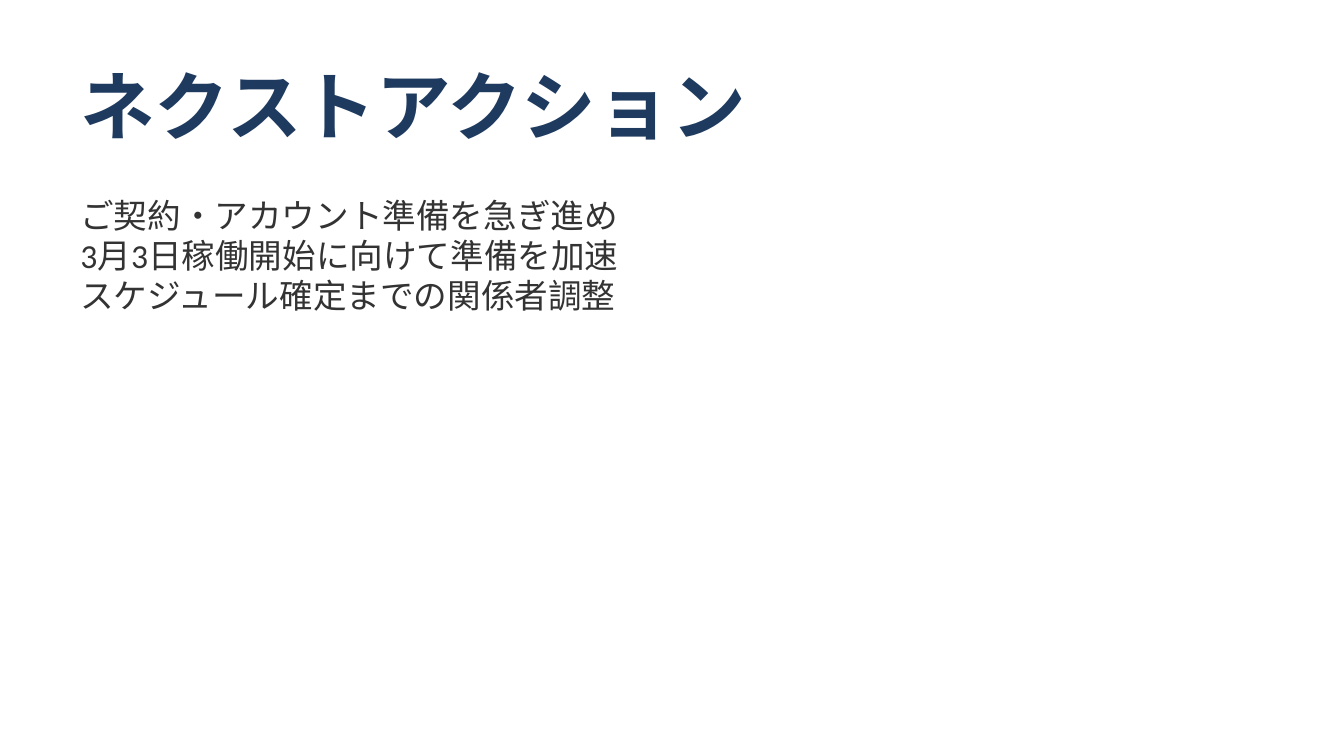
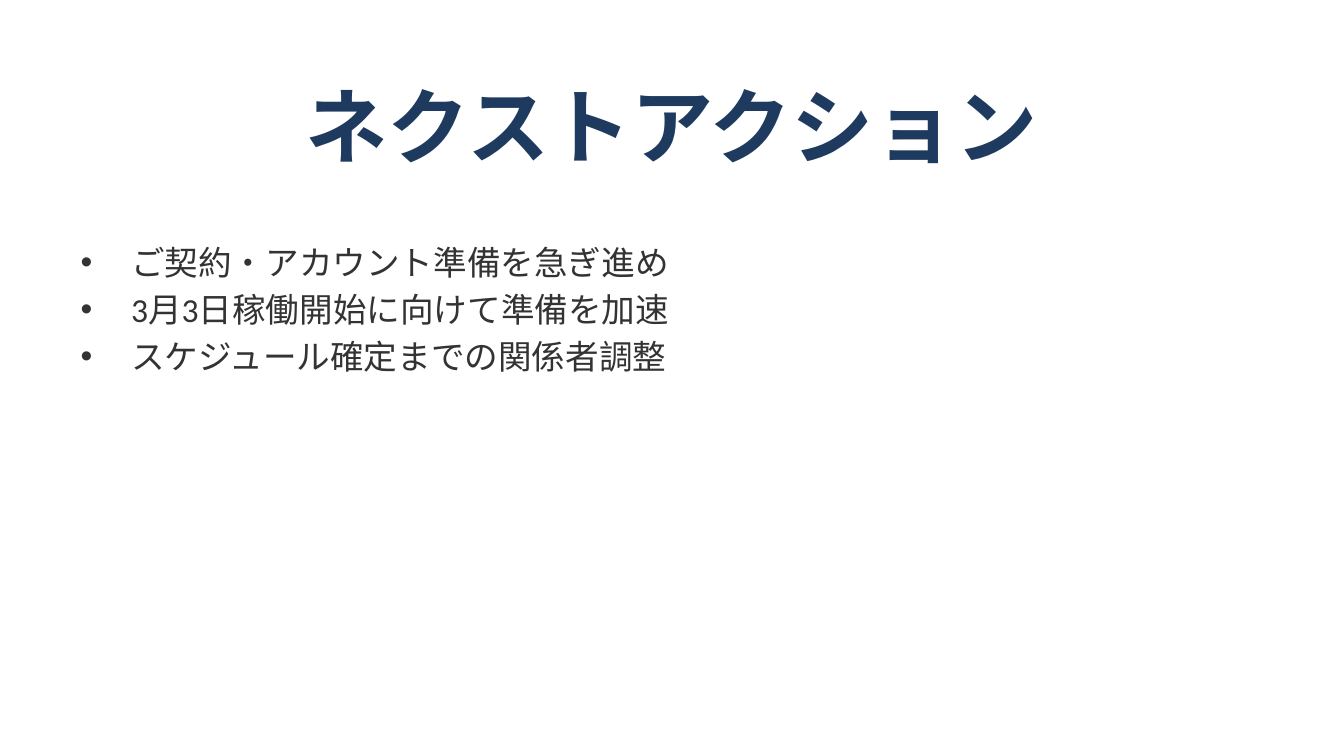
Before and after one commit to shoichitsuno-collab/MySpace_Shoichi-Tsuno, a slide deck: slide 14 of 匠技研工業プロジェクト_オンボーディング計画.pptx. Drawn at 1344x756 pixels with LibreOffice and Linux fonts; fonts in the diff are those of the drawing. Boxes give left, top, right and bottom in pixels: in the first picture for what was removed or moved away, otherwise in the second. Text is boxed around its words. In the diff, an @@ line names an element or a change of style, - is before the commit and + after.

```diff
--- a/匠技研工業プロジェクト_オンボーディング計画.pptx
+++ b/匠技研工業プロジェクト_オンボーディング計画.pptx
@@ title "ネクストアクション" moved from (x1=80, y1=72, x2=745, y2=140) to (x1=305, y1=89, x2=1038, y2=163) @@
@@ title "ネクストアクション" at (x1=305, y1=89, x2=1038, y2=163): size 40 to 44 pt; alignment left to centre; vertical alignment top to middle @@
@@ text at (x1=131, y1=246, x2=669, y2=372): text changed @@
-ご契約・アカウント準備を急ぎ進め
-3月3日稼働開始に向けて準備を加速
-スケジュール確定までの関係者調整
+• ご契約・アカウント準備を急ぎ進め
+• 3月3日稼働開始に向けて準備を加速
+• スケジュール確定までの関係者調整
```
Also in this commit, not shown: 13 other slides changed.
